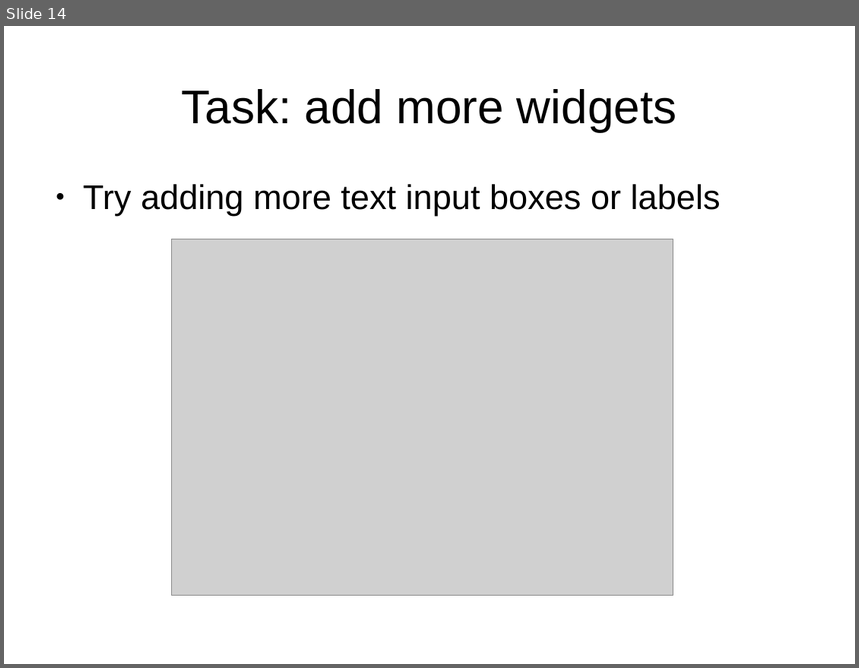
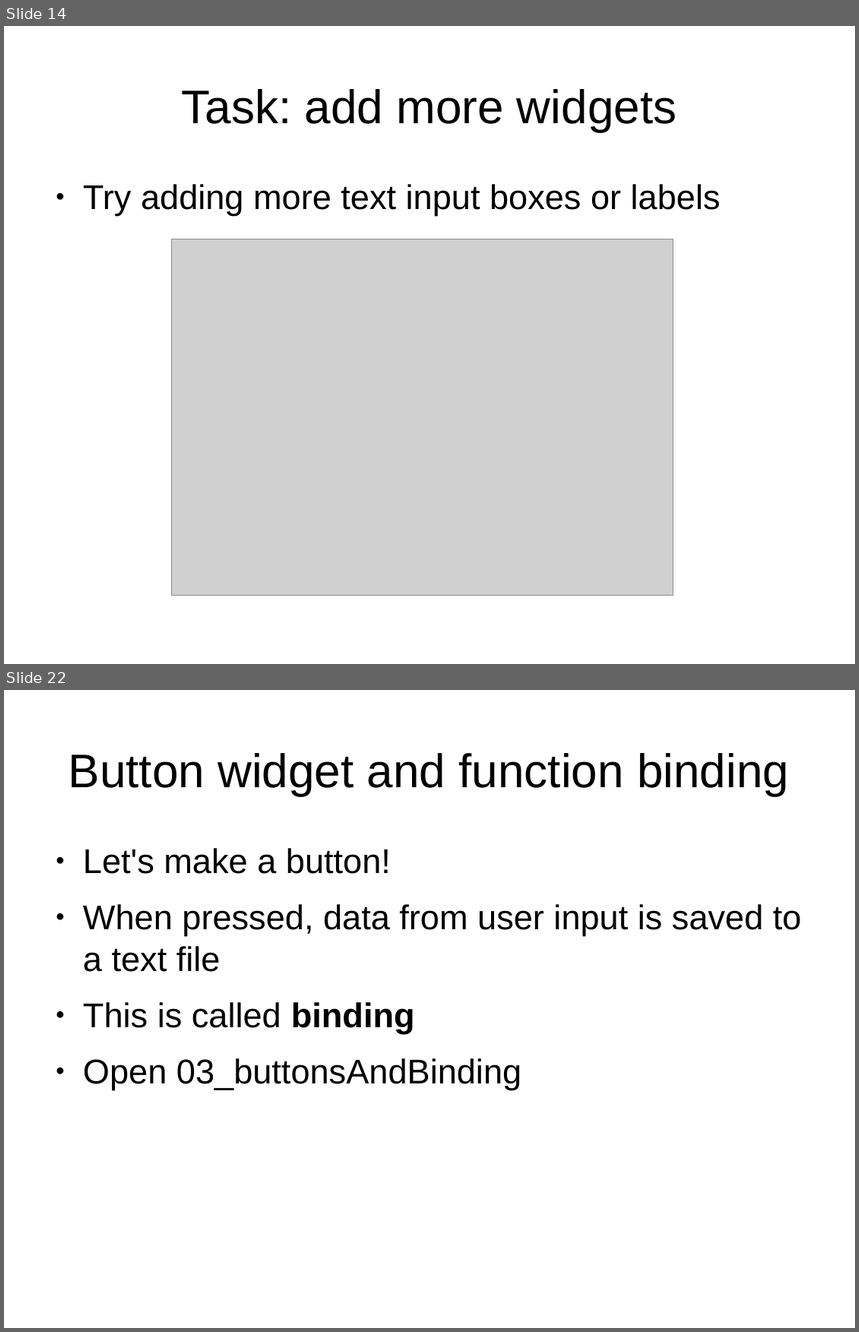
Before and after one commit to adasilva/intro_kivy, a slide deck: intro_kivy.odp. Shown one above the other, each under a label of ours: slide 14 before the commit, slides 14 and 22 after it; the slides between them are not shown. The pictures are 859x668 and 859x1332 pixels, drawn with LibreOffice and Linux fonts; fonts in the diff are those of the drawing; grey boxes stand for pictures. Boxes give left, top, right and bottom in pixels: in the first picture for what was removed or moved away, otherwise in the second. Text is boxed around its words. In the diff, an @@ line names an element or a change of style, - is before the commit and + after.

```diff
--- a/intro_kivy.odp
+++ b/intro_kivy.odp
@@ slide 22 added at (4, 690, 855, 1328), background #FFFFFF @@
@@ title added at (69, 753, 789, 796), 44 pt, text #000000 @@
+Button widget and function binding
@@ text added at (83, 848, 802, 1091), 32 pt, text #000000 @@
+● Let's make a button!
+● When pressed, data from user input is saved to a text file
+● This is called binding
+● Open 03_buttonsAndBinding
```
Also in this commit, not shown: 7 other slides added, 1 slide removed, 2 other files.
